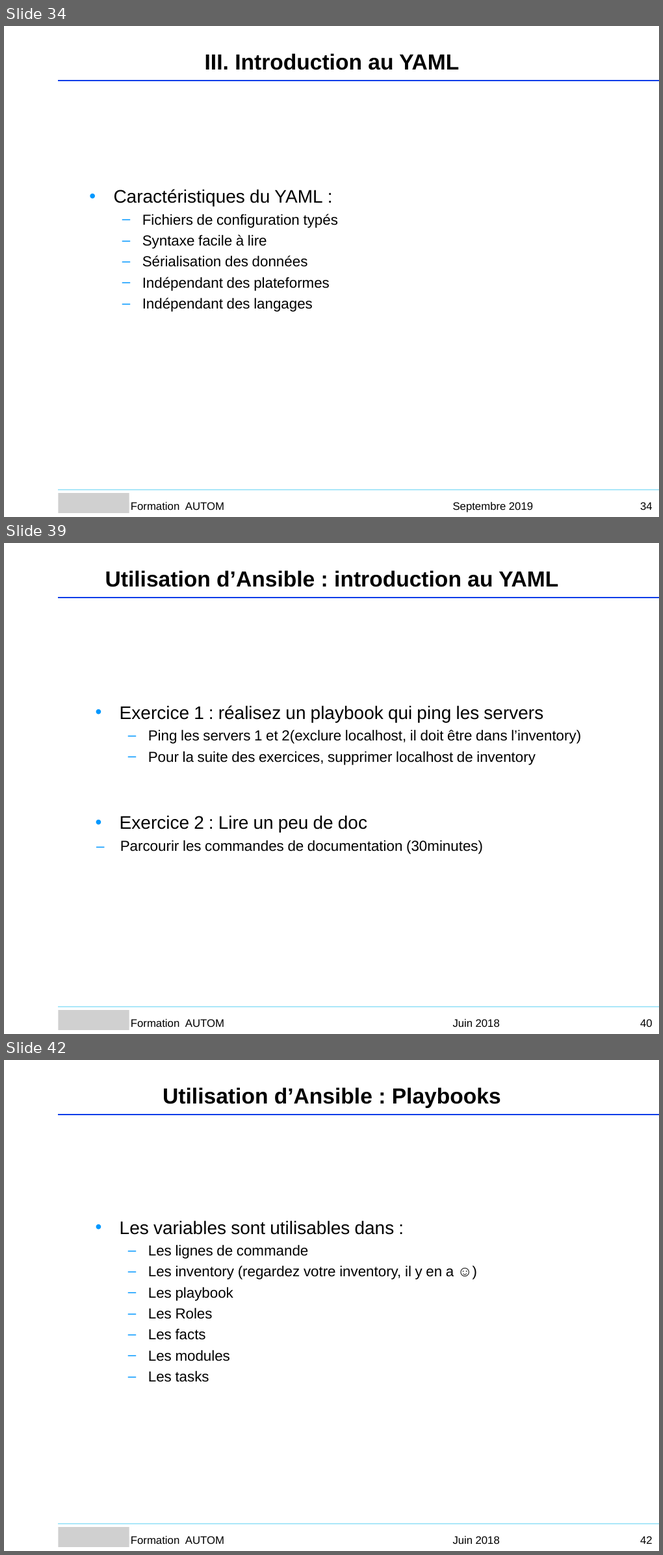
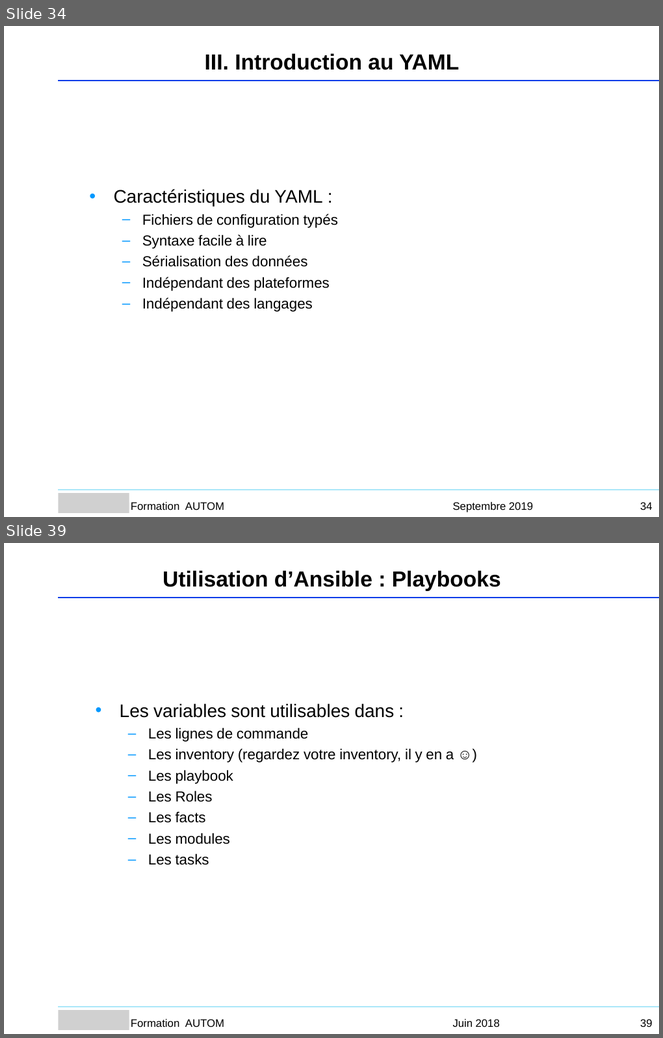
Before and after one commit to Sputnik93/cours_ansible, a slide deck: Ansible_support_cours_AGO.ppt. Shown one above the other, each under a label of ours: slides 34, 39 and 42 before the commit, slides 34 and 39 after it; the slides between them are not shown. The pictures are 663x1555 and 663x1038 pixels, drawn with LibreOffice and Linux fonts; fonts in the diff are those of the drawing; grey boxes stand for pictures; background and template pictures are left out. Boxes give left, top, right and bottom in pixels: in the first picture for what was removed or moved away, otherwise in the second. Text is boxed around its words. In the diff, an @@ line names an element or a change of style, - is before the commit and + after.

```diff
--- a/Ansible_support_cours_AGO.ppt
+++ b/Ansible_support_cours_AGO.ppt
@@ slide 39 removed at box(4, 543, 659, 1034), background #FFFFFF @@
@@ text removed at box(105, 570, 558, 587) @@
-Utilisation d’Ansible : introduction au YAML
@@ freeform shape removed at box(59, 598, 659, 598) @@
@@ text removed at box(120, 705, 581, 765) @@
-• Exercice 1 : réalisez un playbook qui ping les servers
-  – Ping les servers 1 et 2(exclure localhost, il doit être dans l’inventory)
-  – Pour la suite des exercices, supprimer localhost de inventory
@@ text removed at box(120, 815, 483, 854) @@
-• Exercice 2 : Lire un peu de doc
-– Parcourir les commandes de documentation (30minutes)
@@ freeform shape removed at box(59, 1007, 659, 1007) @@
@@ picture removed at box(59, 1011, 130, 1031) @@
@@ text removed at box(131, 1019, 224, 1027) @@
-Formation AUTOM
@@ text removed at box(453, 1019, 500, 1027) @@
-Juin 2018
@@ text removed at box(640, 1019, 653, 1027) @@
-40
@@ what was slide 42 is now slide 39 @@
@@ page number at box(640, 1019, 653, 1027): text changed @@
-42
+39
```
Also in this commit, not shown: 1 slide changed, 3 slides added, 5 other slides removed, 1 other file.
